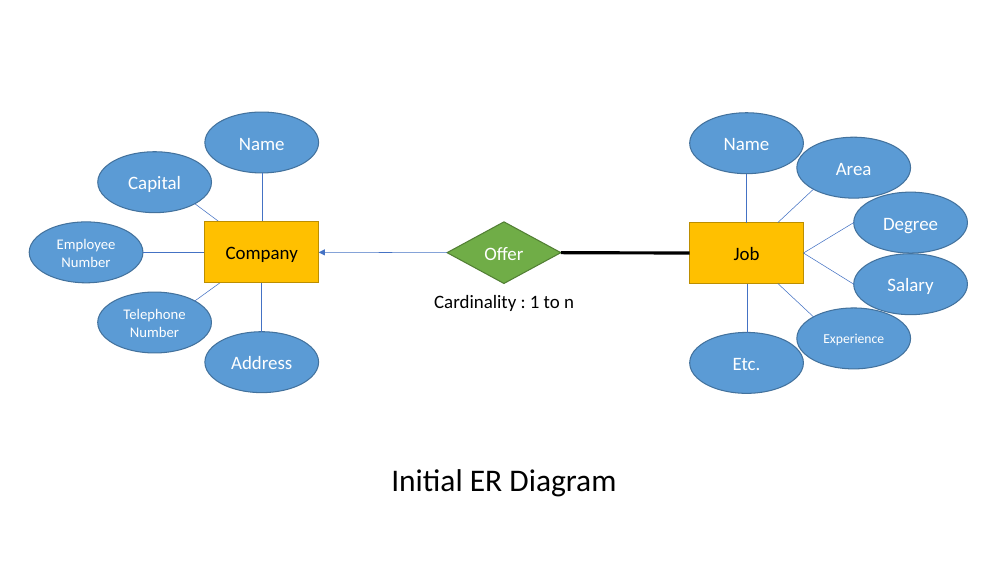
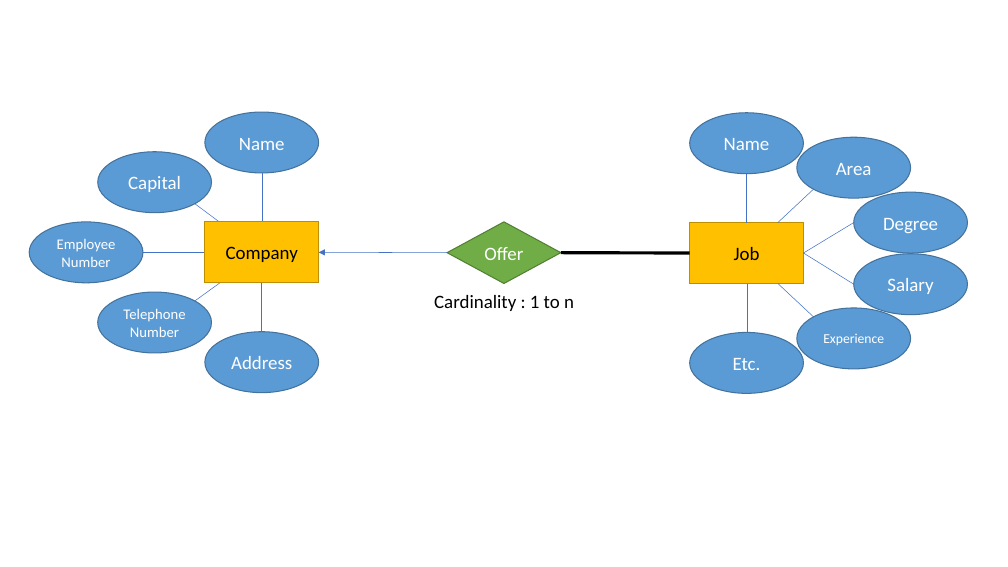
Before and after one commit to hm-ysjiang/NCTU-DB-proj, a slide deck: slide 1 of Report/ER Diagram.pptx. Drawn at 1008x567 pixels with LibreOffice and Linux fonts; fonts in the diff are those of the drawing. Boxes give left, top, right and bottom in pixels: in the first picture for what was removed or moved away, otherwise in the second. Text is boxed around its words. In the diff, an @@ line names an element or a change of style, - is before the commit and + after.

```diff
--- a/Report/ER Diagram.pptx
+++ b/Report/ER Diagram.pptx
@@ text removed at (391, 469, 616, 497) @@
-Initial ER Diagram
```
Also in this commit, not shown: 1 other file.
